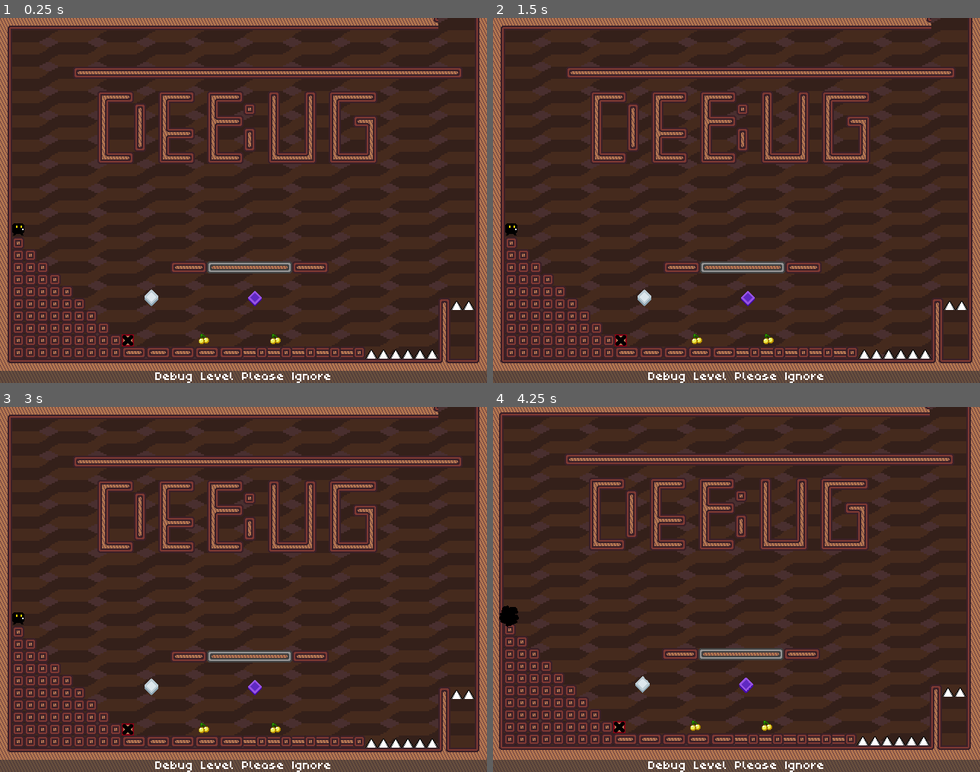
Above: before the commit, frames 1-4 (two rows, left to right).
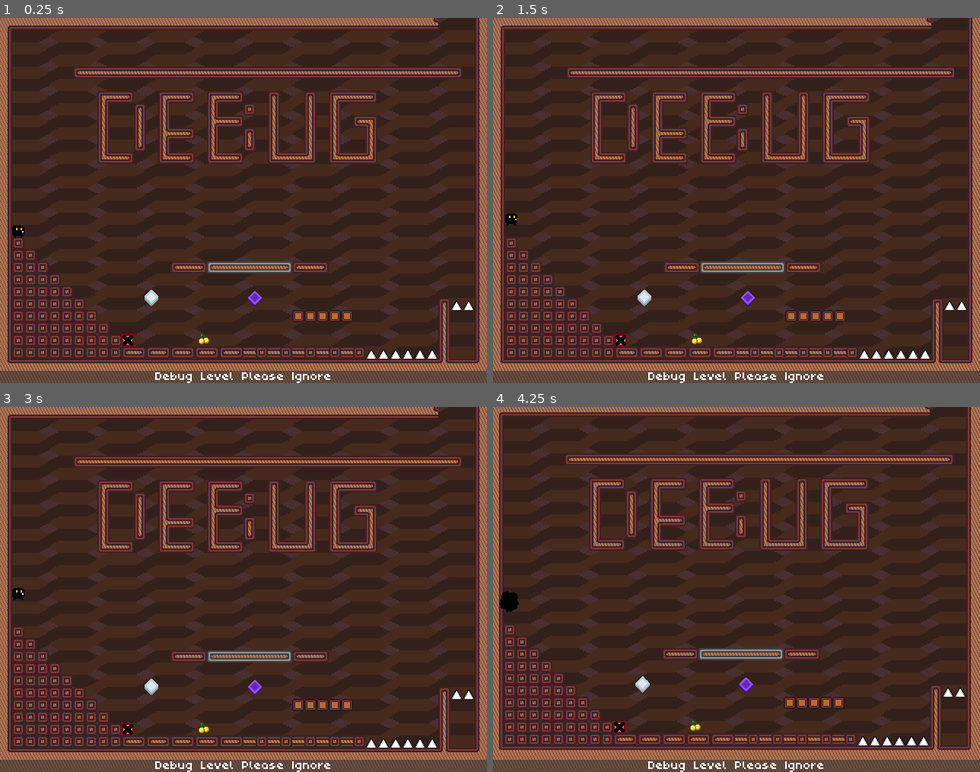
Above: after the commit, the same moments.

Repository: Team-Bunglon/phantom-striker
Game: Godot game, scene res://levels/level0.tscn
The game is run twice, just before and just after one commit, with the same random seed, the same clock (stepped at 60 frames per second) and the same inputs. This scene is started directly instead of the project's main scene.
Inputs:
- Up to frame 1 (0.25 s): no input
- Up to frame 2 (1.5 s): tap Enter at 0.5 s; hold L (strike_right) 0.53-1.28 s; tap W (jump) at 0.6, 0.77, 1.07 s; hold K (strike_down) from 1.28 s (still down); tap S (crouch) at 1.35 s
- Up to frame 3 (3 s): tap W (jump) at 1.52, 1.55, 1.82, 2.3, 2.85 s; release K (strike_down) at 2.03 s; hold L (strike_right) 2.03-2.78 s; tap Space (start_game) at 2.1 s; hold I (strike_up) from 2.78 s (still down)
- Up to frame 4 (4.25 s): tap W (jump) at 3.02, 3.32, 3.77, 3.8, 4.07 s; tap Space (start_game) at 3.5 s; release I (strike_up) at 3.53 s; hold J (strike_left) from 3.53 s (still down); hold S (crouch) from 3.53 s (still down); tap R (restart) at 4.15 s

The runs differ from the first frame. In frame 1, 0.3% of the frame differs, in the area x 2-73%, y 56-90%; in frame 2, 0.4%; in frame 3, 0.4%; in frame 4, 0.6%, in the area x 1-72%, y 50-89%.
Error before the commit: Invalid operands 'float' and 'Vector2' in operator '+'. (res://objects/player.gd:155)

Commit message:
Refactor player

Diff:
--- a/levels/level0.tscn
+++ b/levels/level0.tscn
@@ -11,7 +11,8 @@
 [ext_resource type="Script" path="res://levels/level_camera.gd" id="8_qwcse"]
 [ext_resource type="Texture2D" uid="uid://bj18c5gdkp3oh" path="res://assets/aseprite/background_1.png" id="9_38ph4"]
 [ext_resource type="PackedScene" uid="uid://dvigbor1cvnbw" path="res://objects/disintegratingplatform.tscn" id="9_gvq81"]
-[ext_resource type="PackedScene" path="res://objects/collectible.tscn" id="12_03yfn"]
+[ext_resource type="PackedScene" uid="uid://dc8xtnlvitx8p" path="res://objects/destroyableplatform.tscn" id="10_dv218"]
+[ext_resource type="PackedScene" uid="uid://blix7dlirci3u" path="res://objects/collectible.tscn" id="12_03yfn"]
 
 [sub_resource type="TileSetAtlasSource" id="TileSetAtlasSource_te7is"]
 texture = ExtResource("5_h51gk")
@@ -576,6 +577,9 @@
 [node name="DisintegratingPlatform" parent="." instance=ExtResource("9_gvq81")]
 position = Vector2(168, 424)
 
+[node name="DestroyablePlatform" parent="." instance=ExtResource("10_dv218")]
+layer_0/tile_data = PackedInt32Array(1572888, 0, 0, 1572889, 0, 0, 1572890, 0, 0, 1572891, 0, 0, 1572892, 0, 0)
+
 [node name="Camera2D" type="Camera2D" parent="."]
 limit_left = 0
 limit_top = 0
@@ -594,9 +598,5 @@
 position = Vector2(268, 422)
 identifier = 1
 
-[node name="Collectible2" parent="." instance=ExtResource("12_03yfn")]
-position = Vector2(362, 422)
-identifier = 2
-
 [connection signal="body_entered" from="KillZone" to="." method="_on_kill_zone_body_entered"]
 [connection signal="body_entered" from="WinZone" to="." method="_on_win_zone_body_entered"]
--- a/objects/player.gd
+++ b/objects/player.gd
@@ -4,7 +4,8 @@
 @export var strike_particle_length: float = 48	## The length of the strike particle emission spawner. Does NOT affect the target position of any directional RayCast2D.
 @export var looking_left: bool = false			## The character will look left at the start of the level.
 @export var camera_shake: bool = true			## Allow camera shaking upon striking impact or death.
-@export var strikable_tiles: Array = ["TileMap", "SpikeMap"]  ## The tilemap name that the strike raycast will detect upon.
+@export var strikable_tiles: Array[String] = ["TileMap", "SpikeMap", "BlackDiamond", "DisintegratingPlatform", "DestroyablePlatform"]  ## The tilemap/object that the strike raycast will detect upon. The string will be checked using "begins_with()" method.
+@export var kill_tiles: Array[String]	   = ["SpikeMap", "MovingHazard"] ## The tilemap/object that will kill the character upon contact. The string will be checked using "begins_with()" method.
 
 @export_category("Max Statistic")			## The maximum state the player can reach
 @export var max_speed:		 float = 300.0	## The maximum speed of the character when manually moving on either X axis.
@@ -78,101 +79,88 @@
 	if is_dying:
 		velocity = Vector2.ZERO
 		return
-
-	jump(delta)
-	strike()
-	strike_hold_input()
-	move()
-	move_delay_countdown()
-
-	# TO IVAN: This is an interesting implementation
-	# The way I would implement it is to just create an area2D for the character as a hurtbox.
-	# If the hurtbox detects the spike tile, the character will die.
-	# Maybe this is a better implementation. I may encapsulate this in its own function.
-	var collision = move_and_slide()
-	if collision:
-		# Access collision information
-		var collision_info = get_last_slide_collision()
-		# Check if the collider is a SpikeMap
-		if collision_info:
-			var collider = collision_info.get_collider()
-			if collider.name == "SpikeMap" || collider.name.begins_with("MovingHazard"):
-				# Moved to die() to handle death animation as well
-				die()
-
-	#move_and_slide()
-	#var collision = move_and_collide(velocity * 1/3 * delta)
-	#if collision:
-		##print(collision.get_collider())Engine.physics_ticks_per_second
-		#var collider = collision.get_collider()
-		#if collider and collider.name == "SpikeMap":
-			#get_tree().reload_current_scene()
-
-## Horizontal Movement
-func move():
+	_jump(delta)
+	_strike()
+	_strike_hold_input()
+	_move()
+	_move_delay_countdown()
+	_move_procedure()
+
+## Horizontal movement.
+## This part is already so smooth I'm scared of changing anything.
+func _move():
 	var acceleration_current: float = acceleration * (Global.gamespeed / 100.0)
 	var air_friction_current: float = air_friction * (Global.gamespeed / 100.0)
 	var floor_friction_current: float = floor_friction * (Global.gamespeed / 100.0)
-	#print("normal vs speed: " + str(air_friction) + " " + str(air_friction_current))
 
 	var direction = Input.get_axis("move_left", "move_right") if can_move else 0.0
-	#print("launch speed: " + str(launch_x))
+
 	if not is_on_floor() and direction != launch_x_direction:
 		launch_x = move_toward(launch_x, 0, air_friction_current)
 	elif is_on_floor():
 		launch_x = move_toward(launch_x, 0, air_friction_current*4)
+
 	var direction_move = direction * max_speed
 	var launch_x_move = launch_x_direction * launch_x
 
-	if direction and move_delay_count == 0:
-		if launch_x > 0.0:
-			# The character should maintain the launch speed when the player moves towards launch_x_direction
-			if direction == launch_x_direction:
+	if direction and move_delay_count == 0: # When the input is pressed.
+		if launch_x > 0.0: # Launch speed logic
+			if direction == launch_x_direction: # Towards the launch direction. They should maintain its speed
 				velocity.x = max(launch_x_move, direction_move) if direction > 0 else min(launch_x_move, direction_move)
-				# If the launch speed is smaller than the default movement speed, just set the launch speed to 0 altogether.
-				# Hopefully, this fixes the occasional "sticky" movement issue
-				wall_buffer_countdown()
-				if velocity.x == direction_move:
+				_wall_buffer_countdown()
+				if velocity.x == direction_move: # If launch speed < movement speed, set it to 0.
 					launch_x = 0.0
-			# The character moves against the launch direction.
-			else:
+			else: # Against the launch direction.
 				launch_x = move_toward(launch_x, 0, air_friction_current * 4)
-				if launch_x < 0.0 or is_on_wall_only():
+				if launch_x < 0.0 or is_on_wall_only(): # Stop when launch speed is 0 or on the wall.
 					launch_x = 0.0
 				velocity.x = launch_x * launch_x_direction
-		else:
+		else: # Normal walking logic
 			velocity.x = move_toward(velocity.x, direction_move, acceleration_current)
-	else:
+	else: # When the input is not pressed.
 		if launch_x > 0.0:
 			velocity.x = launch_x_move
-			wall_buffer_countdown()
+			_wall_buffer_countdown()
 		else:
 			velocity.x = move_toward(velocity.x, 0, floor_friction_current)
-	player_state(int(direction))
+	_player_state(int(direction))
+
+## Performing said horizonal movement
+func _move_procedure():
+	var collision = move_and_slide()
+	if collision:
+		var collision_info = get_last_slide_collision() # Access collision information
+		if collision_info: # Check if the collider is a SpikeMap or MovingHazard
+			var collider = collision_info.get_collider()
+			if collider.name.trim_suffix(str(collider.name.to_int())) in kill_tiles:
+				die()
+
+## Get gravity depending if the character is jumping or falling.
+func _get_gravity():
+	return jump_gravity if velocity.y < 0.0 else fall_gravity
 
 ## Vertical Movement
-func jump(delta):
-	velocity.y += get_gravity() * delta
-	coyote_countdown()
-	jump_buffer_countdown()
+func _jump(delta):
+	velocity.y += _get_gravity() * delta
+	_coyote_countdown()
+	_jump_buffer_countdown()
 	if Input.is_action_just_pressed("jump"):
-		if is_on_floor() or coyote_count > 0:
-			jump_procedure()
-		elif not is_on_floor():
+		if (is_on_floor() or coyote_count > 0) and can_move:
+			_jump_procedure()
+		elif not is_on_floor() or not can_move:
 			jump_buffer_count = jump_buffer_frame
 	if Input.is_action_just_released("jump") and velocity.y < 0.0:
 		velocity.y /= jump_lost_multiplier
 
-func get_gravity():
-	return jump_gravity if velocity.y < 0.0 else fall_gravity
-
-func jump_procedure():
+## Performing said vertical movement
+func _jump_procedure():
 	Audio.play("Jump")
 	velocity.y = -jump_velocity
 	coyote_count = 0
 	jump_buffer_count = 0
 
-func strike():
+## The striking function
+func _strike():
 	var direction_x = Input.get_axis("strike_left", "strike_right")	  # Left is -1, right is +1
 	var direction_y = Input.get_axis("strike_up", "strike_down") * -1 # Down is -1, up is +1
 	var direction_xy = Vector2(direction_x, direction_y) if can_move else Vector2.ZERO
@@ -181,8 +169,8 @@
 			strike_delay_count -= 1
 		else:
 			var strike_raycast: RayCast2D = get_node(strike_dir[direction_xy][1])
-			strike_response(direction_xy, strike_raycast)
-			strike_particle_create(strike_raycast)
+			_strike_response(direction_xy, strike_raycast)
+			_strike_particle_create(strike_raycast)
 			strike_delay_count = strike_delay_frame
 			on_strike_delay = true
 			can_strike = false
@@ -190,7 +178,8 @@
 			Audio.play("Strike")
 			$StrikeDelayTimer.start()
 
-func strike_particle_create(raycast: RayCast2D):
+## Create particle for strike
+func _strike_particle_create(raycast: RayCast2D):
 	var strike_particle: Strike = strike_particle_preload.instantiate()
 	strike_particle.set_default_length(strike_particle_length)
 
@@ -202,62 +191,72 @@
 	strike_particle.emitting(global_position, raycast.rotation, strike_length)
 	get_parent().add_child(strike_particle)
 
-func strike_response(direction: Vector2, raycast: RayCast2D):
-	var temp_mult = 1
+## Getting reaction from said strike
+func _strike_response(direction: Vector2, raycast: RayCast2D):
+	var temp_mult := 1.0
 	if Input.is_action_pressed("crouch"):
 		temp_mult = reduced_height_multiplier
 	if raycast.is_colliding():
-		print(raycast.get_collider().name)
-		if raycast.get_collider().name in strikable_tiles || raycast.get_collider().name.begins_with("BlackDiamond") || raycast.get_collider().name.begins_with("DisintegratingPlatform"):
-			var cell = raycast.get_collider()
-			if cell.name == "DestroyablePlatform":
+		var collider := raycast.get_collider()
+		if collider.name.trim_suffix(str(collider.name.to_int())) in strikable_tiles:
+			if camera_shake: $"../Camera2D".shake(4,12)
+			if collider.name == "DestroyablePlatform":
 				var coords = raycast.get_collision_point() - raycast.get_collision_normal()
-				cell.break_platform(cell.local_to_map(coords))
-			if camera_shake: $"../Camera2D".shake(4,12)
-			if direction.x != 0:
+				collider.break_platform(collider.local_to_map(coords))
+			if direction.x != 0.0:
 				move_delay_count = move_delay_frame
 				launch_x_direction = -direction.x
 				launch_x = max_launch_x
-				player_state(int(launch_x_direction))
-			if direction.y < 0: # Going Up
+				_player_state(int(launch_x_direction))
+			if direction.y < 0.0: # Going Up
 				velocity.y = jump_velocity * direction.y / temp_mult
-			elif direction.y > 0: # Going Down
+			elif direction.y > 0.0: # Going Down
 				velocity.y = jump_velocity * direction.y * 2
-		# TO NAUFAL: We may need to tweak this a little more.
 		elif raycast.get_collider().name.begins_with("WhiteDiamond"):
-			if direction.x != 0:
+			if direction.x != 0.0:
 				move_delay_count = move_delay_frame
 				launch_x_direction = direction.x
 				launch_x = max_launch_x
-				player_state(int(-launch_x_direction))
-			if direction.y < 0: # Going Up
+				_player_state(int(-launch_x_direction))
+			if direction.y < 0.0: # Going Up
 				velocity.y = -jump_velocity * direction.y / temp_mult
-			elif direction.y > 0: # Going Down
+			elif direction.y > 0.0: # Going Down
 				velocity.y = -jump_velocity * direction.y * 2
 
-func strike_hold_input():
+## A wrapper to check if none of the strike button are pressed.
+## I'm sure there's a better way than this.
+func _check_strike_input():
+	return not Input.is_action_pressed("strike_left") and not Input.is_action_pressed("strike_right") and not Input.is_action_pressed("strike_up") and not Input.is_action_pressed("strike_down")
+
+## Prevent the character from holding down the strike button and continuously striking.
+func _strike_hold_input():
 	if not can_strike:
 		if _check_strike_input():
 			can_strike = true
 
-func _check_strike_input():
-	return not Input.is_action_pressed("strike_left") and not Input.is_action_pressed("strike_right") and not Input.is_action_pressed("strike_up") and not Input.is_action_pressed("strike_down")
-
-func jump_buffer_countdown():
+## When the player presses the jump button just before landing on the ground or when can_move is false,
+## jump_buffer_count will start counting down.
+## The character will automatically jump as soon as he touches the ground or can_move is true
+## as long as the count is above zero
+func _jump_buffer_countdown():
 	if jump_buffer_count > 0:
 		jump_buffer_count -= 1
-		if is_on_floor() and jump_buffer_count > 0:
-			print("You jump before hitting the ground")
-			jump_procedure()
-
-func coyote_countdown():
+		if is_on_floor() and can_move and jump_buffer_count > 0:
+			_jump_procedure()
+
+## When a character is walking off the ledge, coyote_count will start counting down.
+## As long as the count is above zero, the player can jump in midair.
+func _coyote_countdown():
 	if is_on_floor():
 		coyote_count = coyote_frame
 	else:
 		if coyote_count > 0:
 			coyote_count -= 1
 
-func wall_buffer_countdown():
+## When the character is launched and touches a wall,
+## wall_buffer_count will start count down while still keeping his launch speed.
+## After wall_buffer_frame of frame has passed, he loses all launch speed.
+func _wall_buffer_countdown():
 	if is_on_wall():
 		if wall_buffer_count > 0:
 			wall_buffer_count -= 1
@@ -267,12 +266,15 @@
 	elif not is_on_wall():
 		wall_buffer_count = wall_buffer_frame
 
-func move_delay_countdown():
+## When the character gain horizontal launch speed through a strike,
+## move_delay_count will start counting down.
+## The character cannot move as long as the count is above zero.
+func _move_delay_countdown():
 	if move_delay_count > 0:
 		move_delay_count -= 1
 
 ## Character animation. We don't need blend tree after all.
-func player_state(direction: int):
+func _player_state(direction: int):
 	face[0] = face[direction]
 	if is_on_floor() and velocity.x == 0:
 		if Input.is_action_pressed("crouch"):
@@ -284,8 +286,8 @@
 	elif not is_on_floor():
 		$AnimationPlayer.play("jump" + face[direction])
 
-## Kill the character and restart the level. Can be used when the player object is referenced in other script too!
-## quick_death skips the first animation before the character explodes to pieces
+## Kill the character and restart the level. Should be called when killing him on other script.
+## quick_death skips the first animation before the character explodes.
 func die(quick_death := false):
 	Global.death_count += 1
 	is_dying = true
@@ -295,6 +297,7 @@
 		Audio.play("Hit")
 		$AnimationPlayer.play("die" + face[0])
 
+## Explode animation for the character
 func _explode():
 	if camera_shake: $"../Camera2D".shake()
 	Audio.play("Death")
@@ -302,17 +305,17 @@
 	$DieParticle.emitting = true
 	$ExplodeTimer.start()
 
+# signal function stuff
 func _on_strike_delay_timer_timeout():
 	on_strike_delay = false
+
+func _on_explode_timer_timeout():
+	get_tree().reload_current_scene()
+
+func _on_cooldown_timer_timeout():
+	can_move = true
+	if _check_strike_input(): can_strike = true
 
 func _on_animation_player_animation_finished(anim_name:StringName):
 	if anim_name.begins_with("die"):
 		_explode()
-
-func _on_explode_timer_timeout():
-	get_tree().reload_current_scene()
-
-func _on_cooldown_timer_timeout():
-	can_move = true
-	if _check_strike_input(): can_strike = true
-	pass
Not shown: 1 places in assets/sprites/destroyableplatform.tres that only renumber resources
Not shown: 1 places in levels/level0.tscn that only renumber resources
